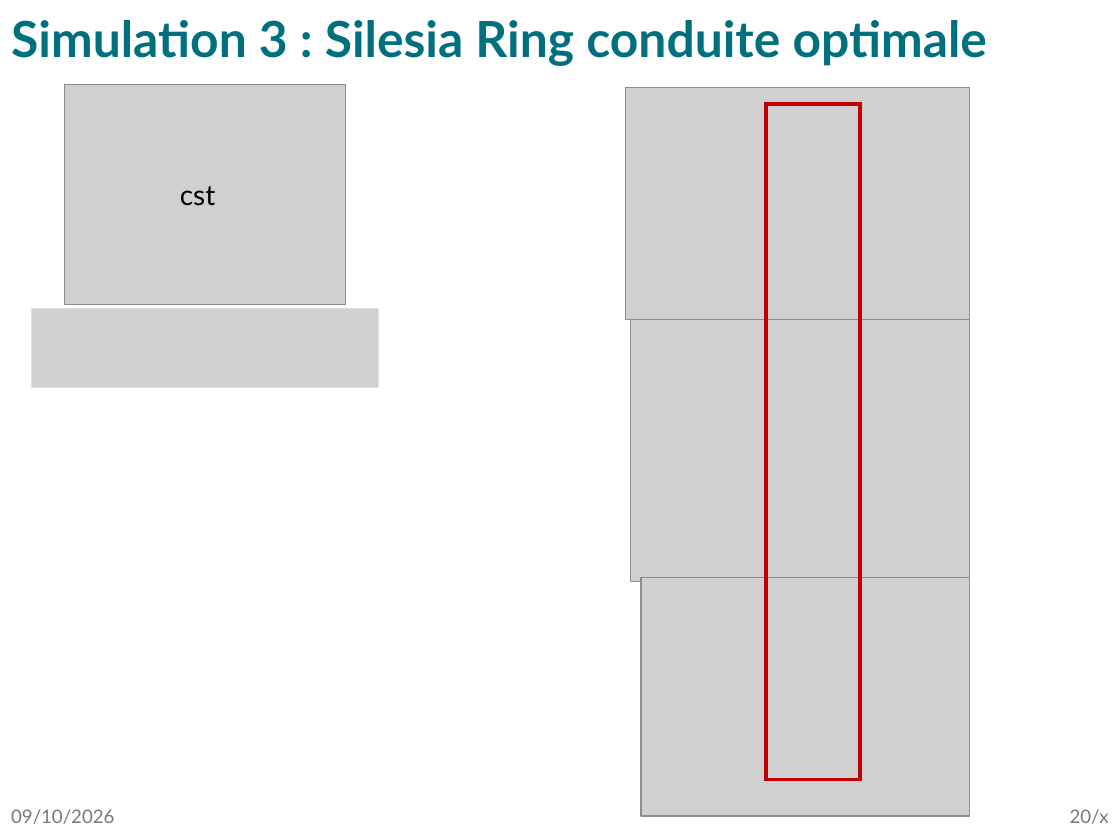
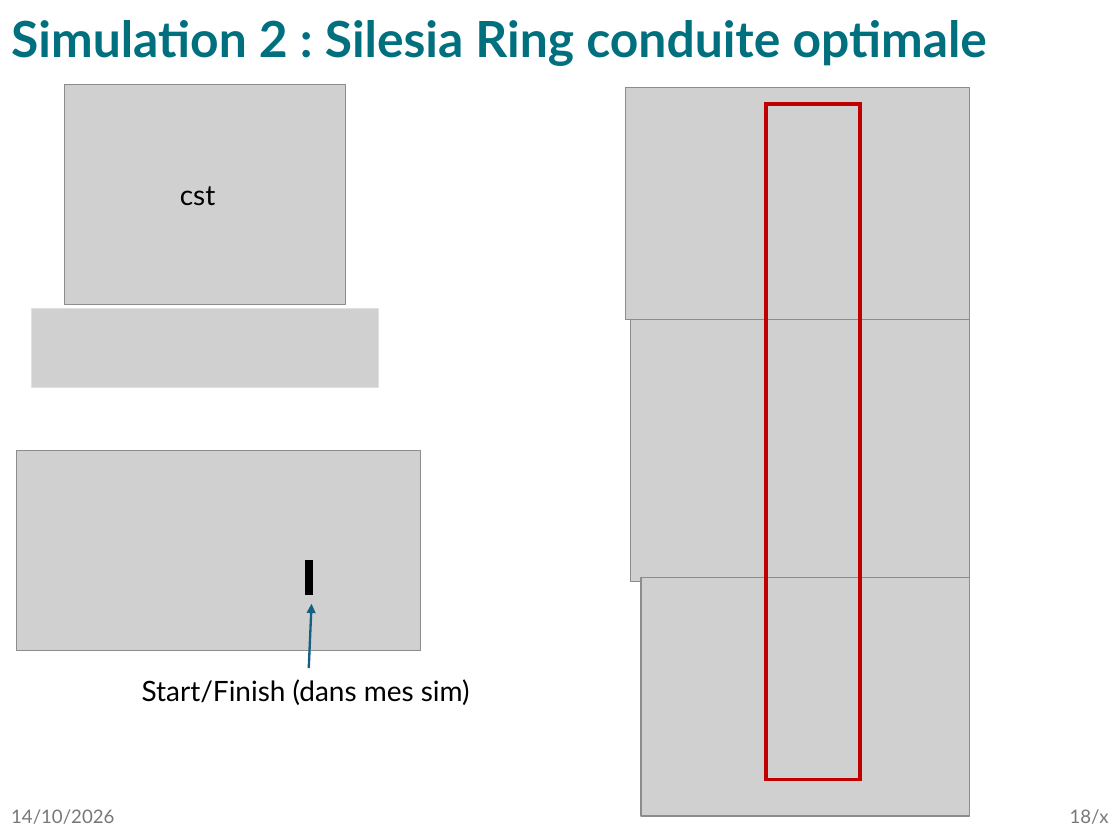
Before and after one commit to tomBeauve/ShellEcoLiege, a slide deck: slide 18 of Efficiency_calculator/SEM_lapTime_consumption.pptx (slide 20 before the commit). Drawn at 1120x840 pixels with LibreOffice and Linux fonts; fonts in the diff are those of the drawing; grey boxes stand for pictures. Boxes give left, top, right and bottom in pixels: in the first picture for what was removed or moved away, otherwise in the second. Text is boxed around its words. In the diff, an @@ line names an element or a change of style, - is before the commit and + after.

```diff
--- a/Efficiency_calculator/SEM_lapTime_consumption.pptx
+++ b/Efficiency_calculator/SEM_lapTime_consumption.pptx
@@ title at box(11, 20, 987, 66): text changed @@
-Simulation 3 : Silesia Ring conduite optimale
+Simulation 2 : Silesia Ring conduite optimale
@@ picture added at box(16, 450, 420, 651) @@
@@ rectangle added at box(306, 561, 311, 594), fill #000000, outline #000000 1.5 pt @@
@@ arrow added from (309, 669) to (311, 604), #156082 1.5 pt @@
@@ text added at box(142, 679, 470, 705), 18 pt, text #000000 @@
+Start/Finish (dans mes sim)
@@ text at box(11, 809, 114, 824): text changed @@
-09/10/2026
+14/10/2026
@@ page number at box(1070, 809, 1109, 824): text changed @@
-20/x
+18/x
```
Also in this commit, not shown: 27 other slides changed, 1 slide added, 4 other files.
